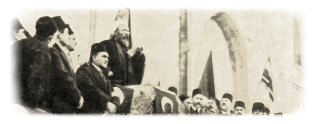
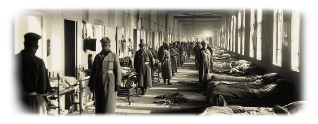
The second 318x124 image is a revision of the first. Changes to its layers:
painted on "Layer 4" over [8, 7, 310, 118]
